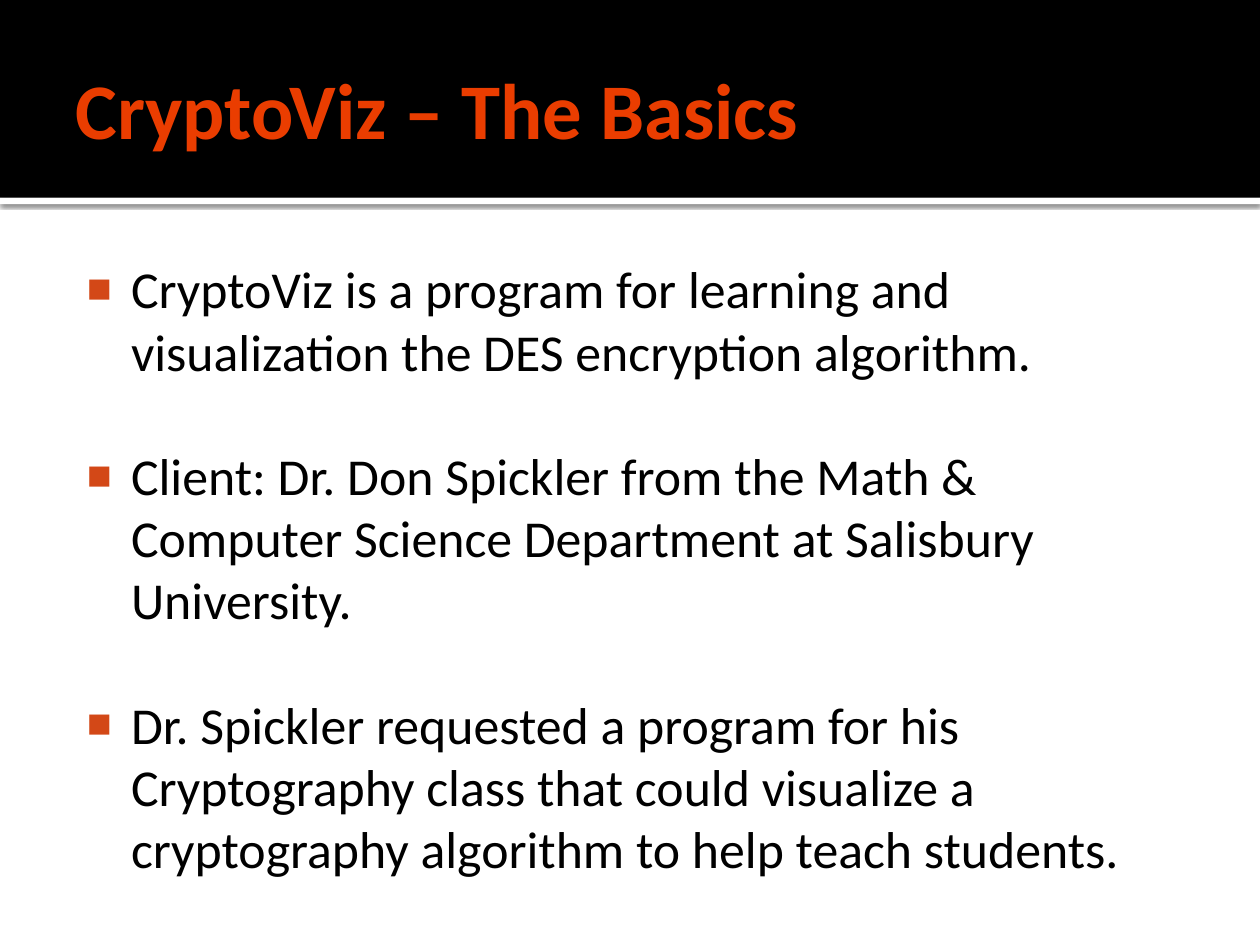
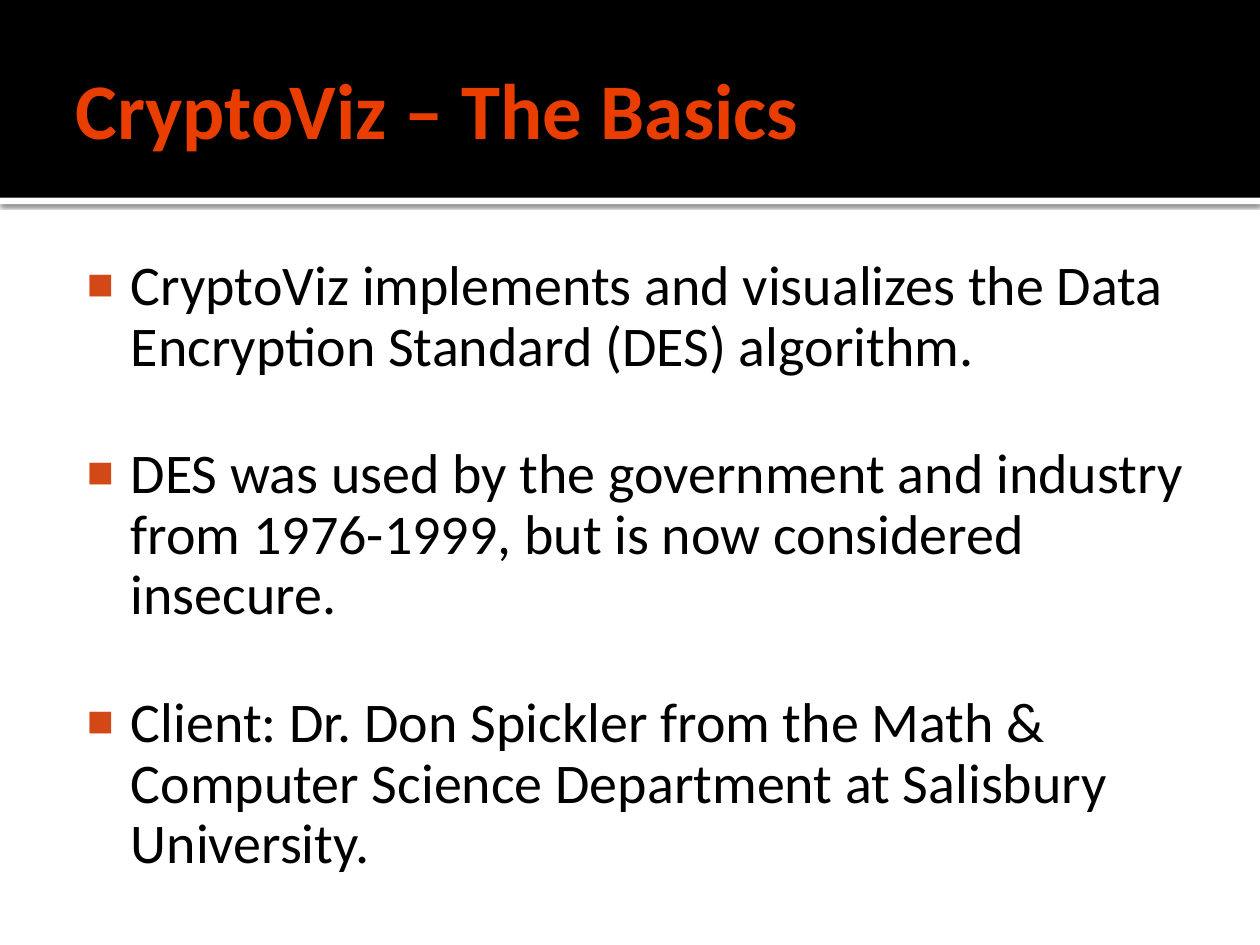
Before and after one commit to ikram1996/cryptoviz, a slide deck: slide 2 of docs/CryptoViz.pptx. Drawn at 1260x945 pixels with LibreOffice and Linux fonts; fonts in the diff are those of the drawing. Boxes give left, top, right and bottom in pixels: in the first picture for what was removed or moved away, otherwise in the second. Text is boxed around its words. In the diff, an @@ line names an element or a change of style, - is before the commit and + after.

```diff
--- a/docs/CryptoViz.pptx
+++ b/docs/CryptoViz.pptx
@@ text at bbox=[131, 266, 1182, 615]: text changed; size 29.6 to 32 pt @@
-■ CryptoViz is a program for learning and visualization the DES encryption algorithm.
+■ CryptoViz implements and visualizes the Data Encryption Standard (DES) algorithm.
+■ DES was used by the government and industry from 1976-1999, but is now considered insecure.
@@ text at bbox=[131, 708, 1119, 877]: paragraph removed @@
-■ Dr. Spickler requested a program for his Cryptography class that could visualize a cryptography algorithm to help teach students.
@@ text at bbox=[131, 703, 1107, 872]: size 29.6 to 32 pt in "Client: Dr. Don Spickler from the Math ..."; line spacing 1 to 0.9 @@
```
Also in this commit, not shown: 3 other slides changed, 5 slides added, 1 other file.
